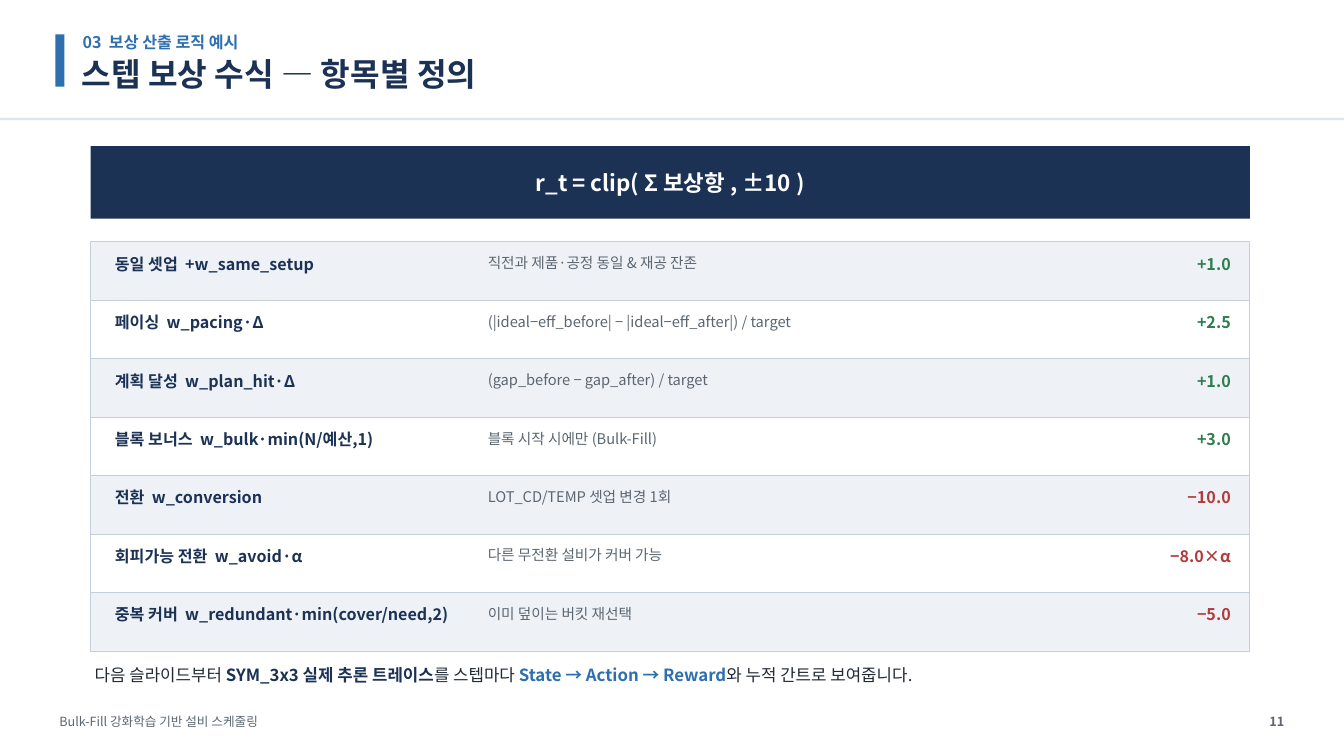
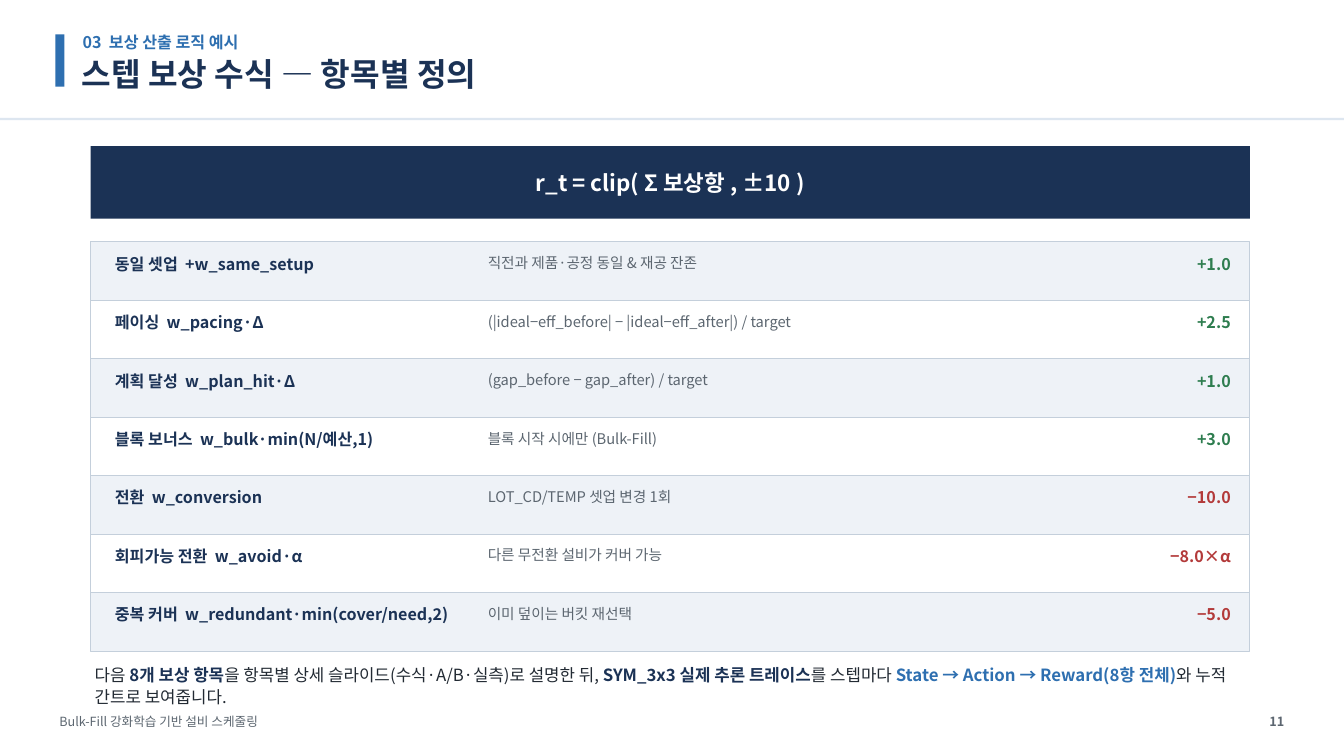
Before and after one commit to relighting123/pjt_scheduling, a slide deck: slide 11 of docs/BulkFill_스케줄링_발표자료.pptx. Drawn at 1344x756 pixels with LibreOffice and Linux fonts; fonts in the diff are those of the drawing. Boxes give left, top, right and bottom in pixels: in the first picture for what was removed or moved away, otherwise in the second. Text is boxed around its words. In the diff, an @@ line names an element or a change of style, - is before the commit and + after.

```diff
--- a/docs/BulkFill_스케줄링_발표자료.pptx
+++ b/docs/BulkFill_스케줄링_발표자료.pptx
@@ text at (x1=95, y1=667, x2=1226, y2=705): text changed; bold off @@
-다음 슬라이드부터 SYM_3x3 실제 추론 트레이스를 스텝마다 State → Action → Reward와 누적 간트로 보여줍니다.
+다음 8개 보상 항목을 항목별 상세 슬라이드(수식·A/B·실측)로 설명한 뒤, SYM_3x3 실제 추론 트레이스를 스텝마다 State → Action → Reward(8항 전체)와 누적 간트로 보여줍니다.
```
Also in this commit, not shown: 18 other slides changed, 8 slides added, 4 other files.
